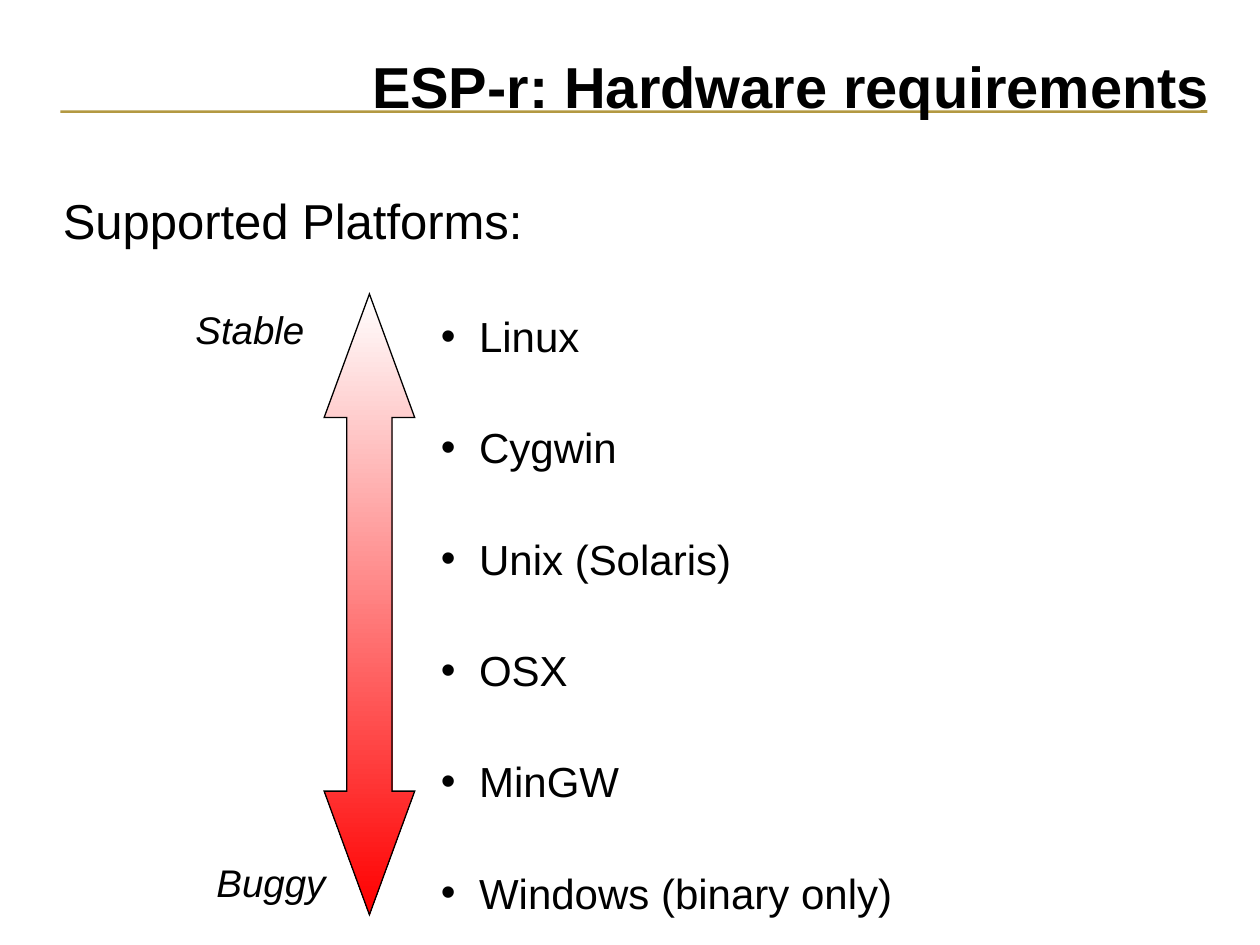
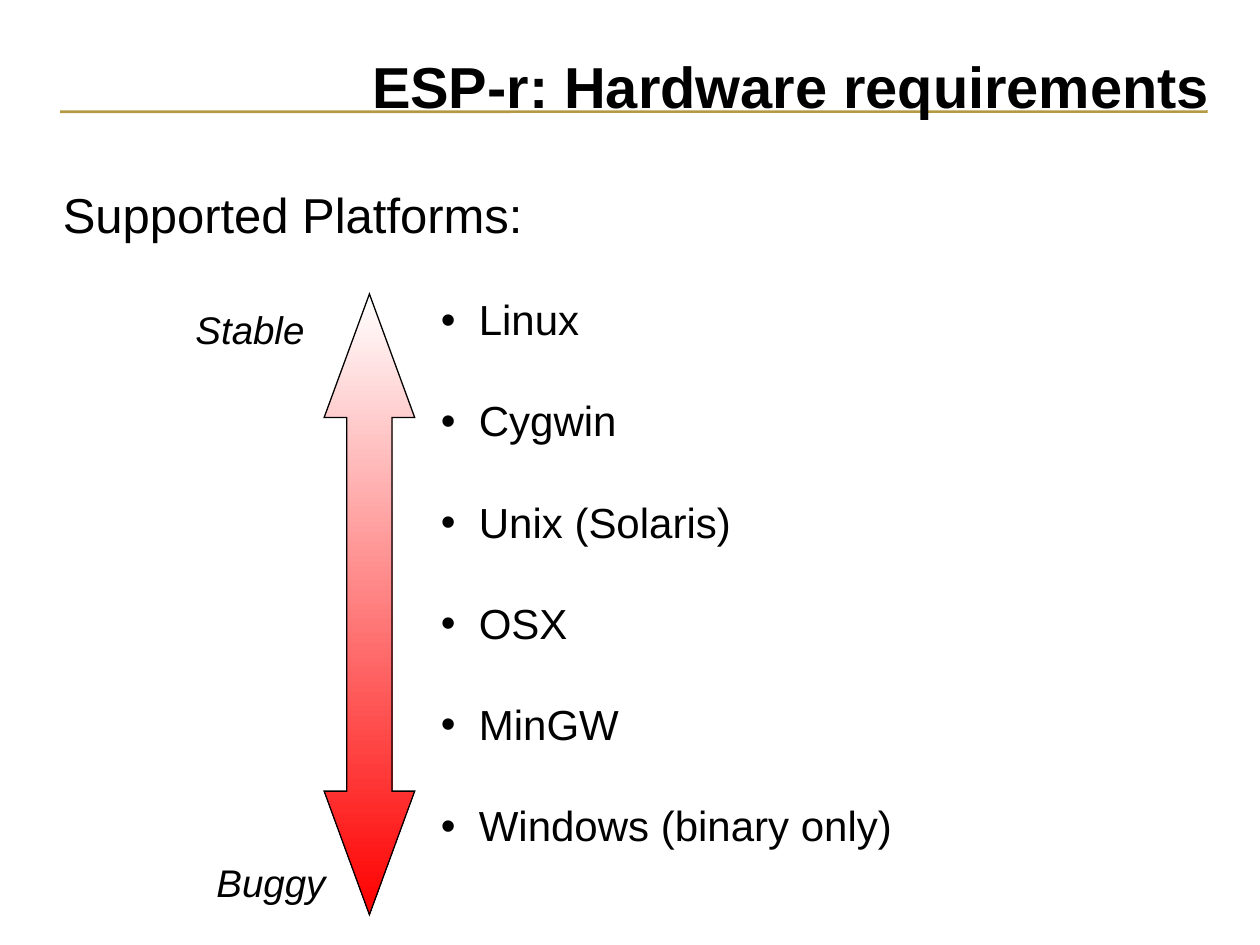
Before and after one commit to ESP-rCommunity/ESPrExtras, a slide deck: slide 10 of training/NRCan_course_materials/intro/introduction.ppt (slide 9 before the commit). Drawn at 1260x945 pixels with LibreOffice and Linux fonts; fonts in the diff are those of the drawing. Boxes give left, top, right and bottom in pixels: in the first picture for what was removed or moved away, otherwise in the second. Text is boxed around its words. In the diff, an @@ line names an element or a change of style, - is before the commit and + after.

```diff
--- a/training/NRCan_course_materials/intro/introduction.ppt
+++ b/training/NRCan_course_materials/intro/introduction.ppt
@@ text "Supported Platforms:" at (63, 197, 892, 850): indent changed; line spacing 1 to 0.9 @@
```
Also in this commit, not shown: 19 other slides changed, 1 slide added.
